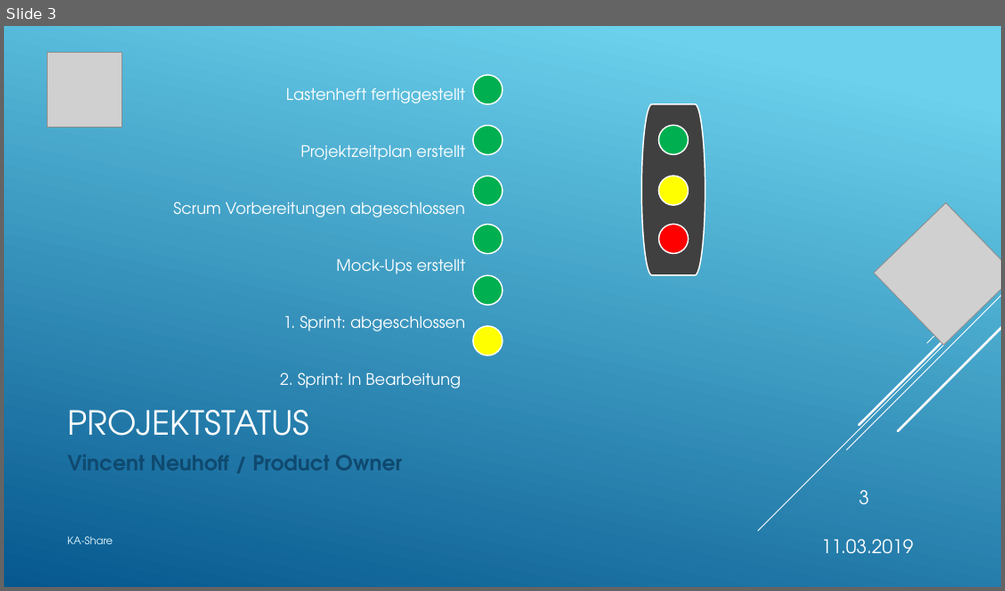
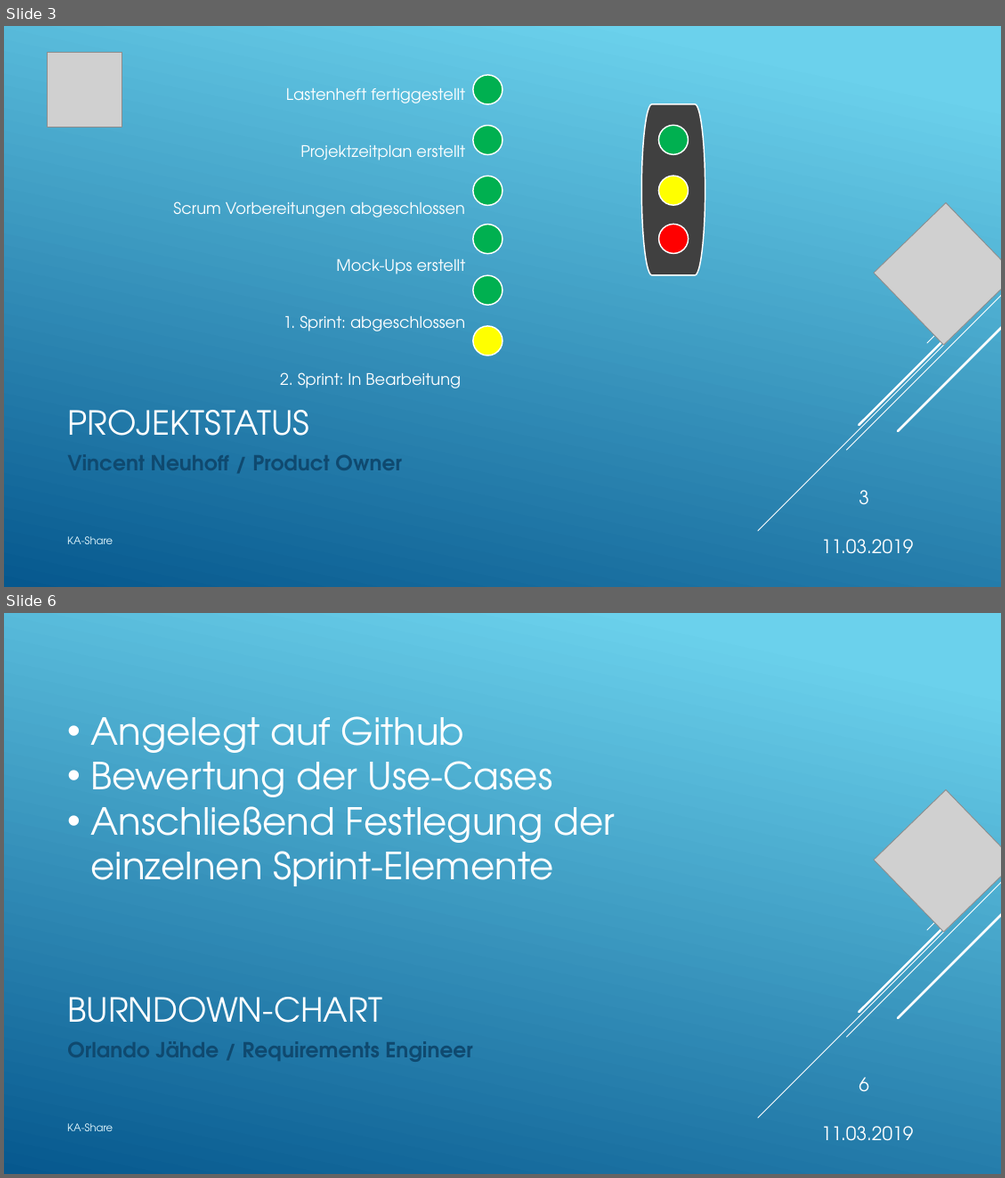
Before and after one commit to KanBen86/ProjektCarsharing, a slide deck: Präsentation/Statuspräsentation1.pptx. Shown one above the other, each under a label of ours: slide 3 before the commit, slides 3 and 6 after it; the slides between them are not shown. The pictures are 1005x591 and 1005x1178 pixels, drawn with LibreOffice and Linux fonts; fonts in the diff are those of the drawing; grey boxes stand for pictures. Boxes give left, top, right and bottom in pixels: in the first picture for what was removed or moved away, otherwise in the second. Text is boxed around its words. In the diff, an @@ line names an element or a change of style, - is before the commit and + after.

Commit message:
Update Statuspräsentation
Funktionale & Nicht-Funktionale Anforderungen sowie Burndown-Chart als Folie hinzugefügt

```diff
--- a/Präsentation/Statuspräsentation1.pptx
+++ b/Präsentation/Statuspräsentation1.pptx
@@ slide 6 added at (x1=4, y1=613, x2=1001, y2=1174), background gradient #6ED2EB to #06588E; not listed: 5 template elements that a slide beside it also shows @@
@@ text added at (x1=90, y1=716, x2=615, y2=886), 36 pt, text #FFFFFF @@
+• Angelegt auf Github
+• Bewertung der Use-Cases
+• Anschließend Festlegung der einzelnen Sprint-Elemente
@@ picture added at (x1=874, y1=790, x2=1001, y2=932) @@
@@ title added at (x1=67, y1=997, x2=382, y2=1022), 32 pt, text #FFFFFF @@
+BURNDOWN-CHART
@@ text added at (x1=67, y1=1041, x2=473, y2=1062), 20 pt, text #0F496F, bold @@
+Orlando Jähde / Requirements Engineer
@@ page number added at (x1=858, y1=1077, x2=869, y2=1091), 18 pt, text #FFFFFF @@
+6
@@ text added at (x1=67, y1=1123, x2=113, y2=1131), 10 pt, text #E4F8FD @@
+KA-Share
@@ text added at (x1=821, y1=1126, x2=913, y2=1141), 18 pt, text #FFFFFF @@
+11.03.2019
```
Also in this commit, not shown: 1 slide changed, 3 other slides added.
